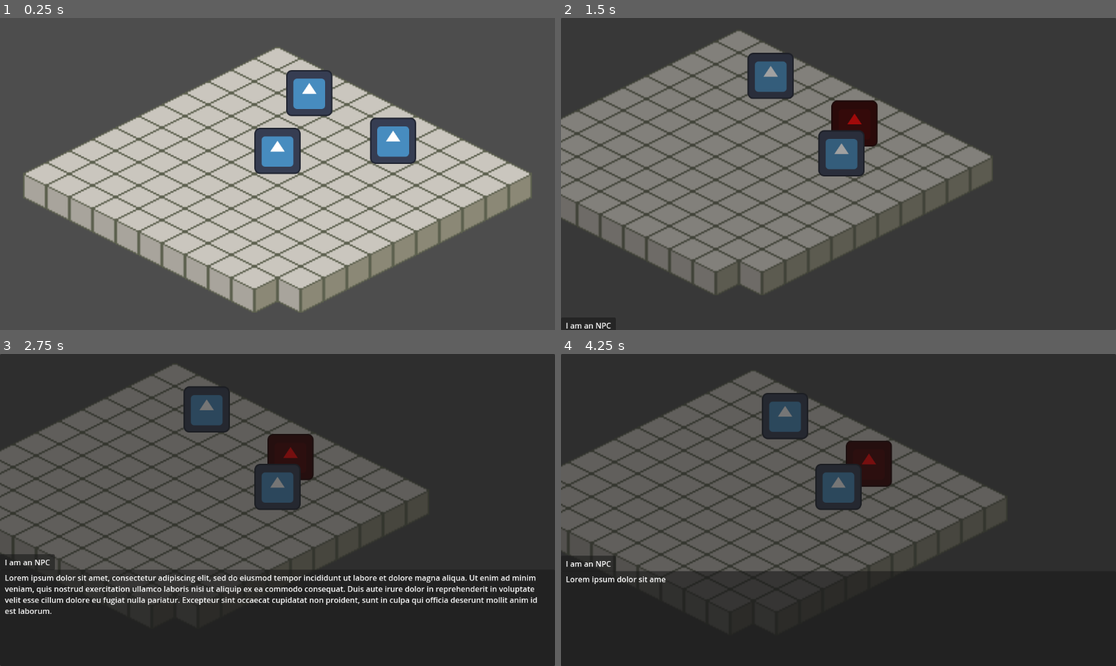
Above: before the commit, frames 1-4 (two rows, left to right).
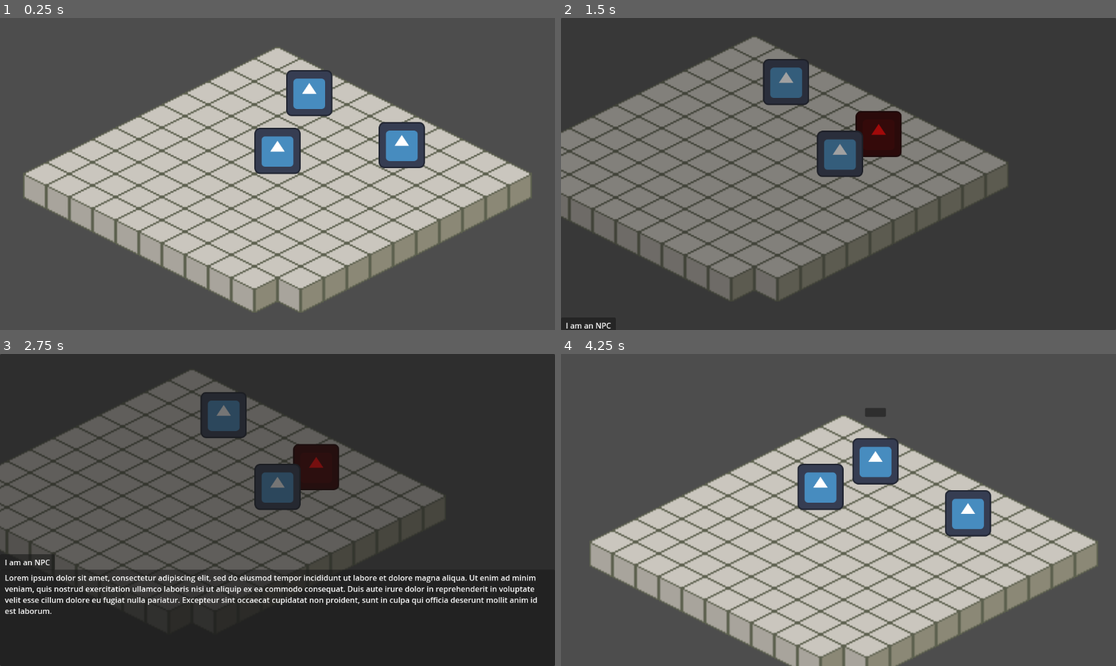
Above: after the commit, the same moments.

Repository: Zettexe/game-jam-dvd-2
Game: Godot game, scene res://test_scene.tscn
Two runs of this game, one before a commit and one after it. Both use one fixed random seed, a clock stepped at 60 frames per second and the inputs below. The engine's default icon, where the game draws it, is replaced by a stand-in: a white triangle on a blue panel in a dark square.
Inputs:
- Up to frame 1 (0.25 s): no input
- Up to frame 2 (1.5 s): tap Enter at 0.5 s; hold D (move_right) 0.53-1.28 s; tap E (interact) at 0.6, 1.35 s; hold S (move_down) from 1.28 s (still down)
- Up to frame 3 (2.75 s): release S (move_down) at 2.03 s; hold D (move_right) from 2.03 s (still down); tap E (interact) at 2.1 s
- Up to frame 4 (4.25 s): tap Space at 2.75 s; release D (move_right) at 2.78 s; hold W (move_up) 2.78-3.53 s; tap E (interact) at 2.85, 3.6 s; hold A (move_left) from 3.53 s (still down)

The runs differ from the first frame. In frame 1, 1.2% of the frame differs, in the area x 66-77%, y 31-49%; in frame 2, 17%; in frame 3, 13%; in frame 4, 88%, in the area x 0-100%, y 0-100%.

Commit message:
Added proper collision

Diff:
--- a/Player.tscn
+++ b/Player.tscn
@@ -2,15 +2,10 @@
 
 [ext_resource type="Texture2D" uid="uid://blbso356g78th" path="res://Assets/icon.svg" id="1_54sp7"]
 [ext_resource type="Script" path="res://Scripts/Player.gd" id="1_w58p0"]
-
-[sub_resource type="CapsuleShape2D" id="CapsuleShape2D_2sqb0"]
-radius = 8.0
-height = 32.0
+[ext_resource type="Script" path="res://Scripts/CollisionTool.gd" id="3_0x28r"]
 
 [node name="Player" type="CharacterBody2D" groups=["Player"]]
 position = Vector2(48, 80)
-collision_layer = 16385
-collision_mask = 16385
 script = ExtResource("1_w58p0")
 
 [node name="Sprite" type="Sprite2D" parent="."]
@@ -18,18 +13,18 @@
 scale = Vector2(0.25, 0.25)
 texture = ExtResource("1_54sp7")
 
-[node name="CollisionShape" type="CollisionShape2D" parent="."]
-position = Vector2(0, -8)
-rotation = 1.5708
-shape = SubResource("CapsuleShape2D_2sqb0")
+[node name="CollisionShape" type="CollisionPolygon2D" parent="."]
+polygon = PackedVector2Array(16, 0, 15.4548, 2.07055, 13.8564, 4, 11.3137, 5.65685, 8, 6.9282, 4.1411, 7.72741, 9.79717e-16, 8, -4.1411, 7.72741, -8, 6.9282, -11.3137, 5.65685, -13.8564, 4, -15.4548, 2.07055, -16, 9.79717e-16, -15.4548, -2.07055, -13.8564, -4, -11.3137, -5.65685, -8, -6.9282, -4.1411, -7.72741, -2.93915e-15, -8, 4.1411, -7.72741, 8, -6.9282, 11.3137, -5.65685, 13.8564, -4, 15.4548, -2.07055)
+script = ExtResource("3_0x28r")
 
 [node name="Area" type="Area2D" parent="CollisionShape"]
 collision_layer = 0
 collision_mask = 32768
 monitorable = false
 
-[node name="CollisionShape" type="CollisionShape2D" parent="CollisionShape/Area"]
-shape = SubResource("CapsuleShape2D_2sqb0")
+[node name="CollisionShape" type="CollisionPolygon2D" parent="CollisionShape/Area"]
+polygon = PackedVector2Array(16, 0, 15.4548, 2.07055, 13.8564, 4, 11.3137, 5.65685, 8, 6.9282, 4.1411, 7.72741, 9.79717e-16, 8, -4.1411, 7.72741, -8, 6.9282, -11.3137, 5.65685, -13.8564, 4, -15.4548, 2.07055, -16, 9.79717e-16, -15.4548, -2.07055, -13.8564, -4, -11.3137, -5.65685, -8, -6.9282, -4.1411, -7.72741, -2.93915e-15, -8, 4.1411, -7.72741, 8, -6.9282, 11.3137, -5.65685, 13.8564, -4, 15.4548, -2.07055)
+script = ExtResource("3_0x28r")
 
 [connection signal="area_entered" from="CollisionShape/Area" to="." method="_on_interactable_area_entered"]
 [connection signal="area_exited" from="CollisionShape/Area" to="." method="_on_interactable_area_exited"]
--- /dev/null
+++ b/Scripts/CollisionTool.gd
@@ -0,0 +1,24 @@
+@tool
+extends CollisionPolygon2D
+
+@export var radius_x = 16:
+	set(new_radius_x):
+		radius_x = new_radius_x
+		generate_shape()
+@export var radius_y = 8:
+	set(new_radius_y):
+		radius_y = new_radius_y
+		generate_shape()
+
+# Called when the node enters the scene tree for the first time.
+func _ready():
+	generate_shape()
+
+func generate_shape():
+	var points = PackedVector2Array()
+	var turn_step = TAU / 24.0
+
+	for i in range(24):
+		points.append(Vector2(cos(i * turn_step) * radius_x, sin(i * turn_step) * radius_y))
+
+	polygon = points
--- a/test_scene.tscn
+++ b/test_scene.tscn
@@ -6,6 +6,7 @@
 [ext_resource type="Script" path="res://Scripts/NPC.gd" id="4_movij"]
 [ext_resource type="Texture2D" uid="uid://blbso356g78th" path="res://Assets/icon.svg" id="5_3gdrm"]
 [ext_resource type="Script" path="res://Scripts/NPCDebug.gd" id="6_prrer"]
+[ext_resource type="Script" path="res://Scripts/CollisionTool.gd" id="7_ahs22"]
 [ext_resource type="Script" path="res://Scripts/NPC_2.gd" id="7_wmeo8"]
 [ext_resource type="Script" path="res://Scripts/Dialogue.gd" id="8_bub80"]
 
@@ -66,14 +67,6 @@
 tile_size = Vector2i(32, 16)
 sources/1 = SubResource("TileSetAtlasSource_k7al2")
 
-[sub_resource type="CapsuleShape2D" id="CapsuleShape2D_drhtb"]
-radius = 8.0
-height = 32.0
-
-[sub_resource type="CapsuleShape2D" id="CapsuleShape2D_5710k"]
-radius = 16.0
-height = 64.0
-
 [node name="Main" type="Node2D"]
 y_sort_enabled = true
 
@@ -97,9 +90,7 @@
 script = ExtResource("4_4nia0")
 
 [node name="NPC" type="StaticBody2D" parent="."]
-position = Vector2(128, 73)
-collision_layer = 16385
-collision_mask = 16385
+position = Vector2(134, 76)
 script = ExtResource("4_movij")
 npc_name = "I am an NPC"
 npc_content = "Lorem ipsum dolor sit amet, consectetur adipiscing elit, sed do eiusmod tempor incididunt ut labore et d …(342 unchanged characters)…
@@ -110,24 +101,22 @@
 texture = ExtResource("5_3gdrm")
 script = ExtResource("6_prrer")
 
-[node name="CollisionShape" type="CollisionShape2D" parent="NPC"]
-position = Vector2(0, -8)
-rotation = 1.5708
-shape = SubResource("CapsuleShape2D_drhtb")
+[node name="CollisionShape" type="CollisionPolygon2D" parent="NPC"]
+polygon = PackedVector2Array(16, 0, 15.4548, 2.07055, 13.8564, 4, 11.3137, 5.65685, 8, 6.9282, 4.1411, 7.72741, 9.79717e-16, 8, -4.1411, 7.72741, -8, 6.9282, -11.3137, 5.65685, -13.8564, 4, -15.4548, 2.07055, -16, 9.79717e-16, -15.4548, -2.07055, -13.8564, -4, -11.3137, -5.65685, -8, -6.9282, -4.1411, -7.72741, -2.93915e-15, -8, 4.1411, -7.72741, 8, -6.9282, 11.3137, -5.65685, 13.8564, -4, 15.4548, -2.07055)
+script = ExtResource("7_ahs22")
 
 [node name="Area" type="Area2D" parent="NPC"]
-position = Vector2(0, -8)
 collision_layer = 32768
 collision_mask = 32768
 
-[node name="CollisionShape2D" type="CollisionShape2D" parent="NPC/Area"]
-rotation = 1.5708
-shape = SubResource("CapsuleShape2D_5710k")
+[node name="CollisionShape" type="CollisionPolygon2D" parent="NPC/Area"]
+polygon = PackedVector2Array(32, 0, 30.9096, 4.1411, 27.7128, 8, 22.6274, 11.3137, 16, 13.8564, 8.28221, 15.4548, 1.95943e-15, 16, -8.28221, 15.4548, -16, 13.8564, -22.6274, 11.3137, -27.7128, 8, -30.9096, 4.1411, -32, 1.95943e-15, -30.9096, -4.1411, -27.7128, -8, -22.6274, -11.3137, -16, -13.8564, -8.28221, -15.4548, -5.8783e-15, -16, 8.28221, -15.4548, 16, -13.8564, 22.6274, -11.3137, 27.7128, -8, 30.9096, -4.1411)
+script = ExtResource("7_ahs22")
+radius_x = 32
+radius_y = 16
 
 [node name="NPC_2" type="StaticBody2D" parent="."]
 position = Vector2(70, 40)
-collision_layer = 16385
-collision_mask = 16385
 script = ExtResource("7_wmeo8")
 
 [node name="Sprite" type="Sprite2D" parent="NPC_2"]
@@ -136,19 +125,19 @@
 texture = ExtResource("5_3gdrm")
 script = ExtResource("6_prrer")
 
-[node name="CollisionShape" type="CollisionShape2D" parent="NPC_2"]
-position = Vector2(0, -8)
-rotation = 1.5708
-shape = SubResource("CapsuleShape2D_drhtb")
+[node name="CollisionShape" type="CollisionPolygon2D" parent="NPC_2"]
+polygon = PackedVector2Array(16, 0, 15.4548, 2.07055, 13.8564, 4, 11.3137, 5.65685, 8, 6.9282, 4.1411, 7.72741, 9.79717e-16, 8, -4.1411, 7.72741, -8, 6.9282, -11.3137, 5.65685, -13.8564, 4, -15.4548, 2.07055, -16, 9.79717e-16, -15.4548, -2.07055, -13.8564, -4, -11.3137, -5.65685, -8, -6.9282, -4.1411, -7.72741, -2.93915e-15, -8, 4.1411, -7.72741, 8, -6.9282, 11.3137, -5.65685, 13.8564, -4, 15.4548, -2.07055)
+script = ExtResource("7_ahs22")
 
 [node name="Area" type="Area2D" parent="NPC_2"]
-position = Vector2(0, -8)
 collision_layer = 32768
 collision_mask = 32768
 
-[node name="CollisionShape2D" type="CollisionShape2D" parent="NPC_2/Area"]
-rotation = 1.5708
-shape = SubResource("CapsuleShape2D_5710k")
+[node name="CollisionShape" type="CollisionPolygon2D" parent="NPC_2/Area"]
+polygon = PackedVector2Array(32, 0, 30.9096, 4.1411, 27.7128, 8, 22.6274, 11.3137, 16, 13.8564, 8.28221, 15.4548, 1.95943e-15, 16, -8.28221, 15.4548, -16, 13.8564, -22.6274, 11.3137, -27.7128, 8, -30.9096, 4.1411, -32, 1.95943e-15, -30.9096, -4.1411, -27.7128, -8, -22.6274, -11.3137, -16, -13.8564, -8.28221, -15.4548, -5.8783e-15, -16, 8.28221, -15.4548, 16, -13.8564, 22.6274, -11.3137, 27.7128, -8, 30.9096, -4.1411)
+script = ExtResource("7_ahs22")
+radius_x = 32
+radius_y = 16
 
 [node name="CanvasLayer" type="CanvasLayer" parent="." groups=["CanvasLayer"]]
 
Not shown: 1 places in test_scene.tscn that only renumber resources
